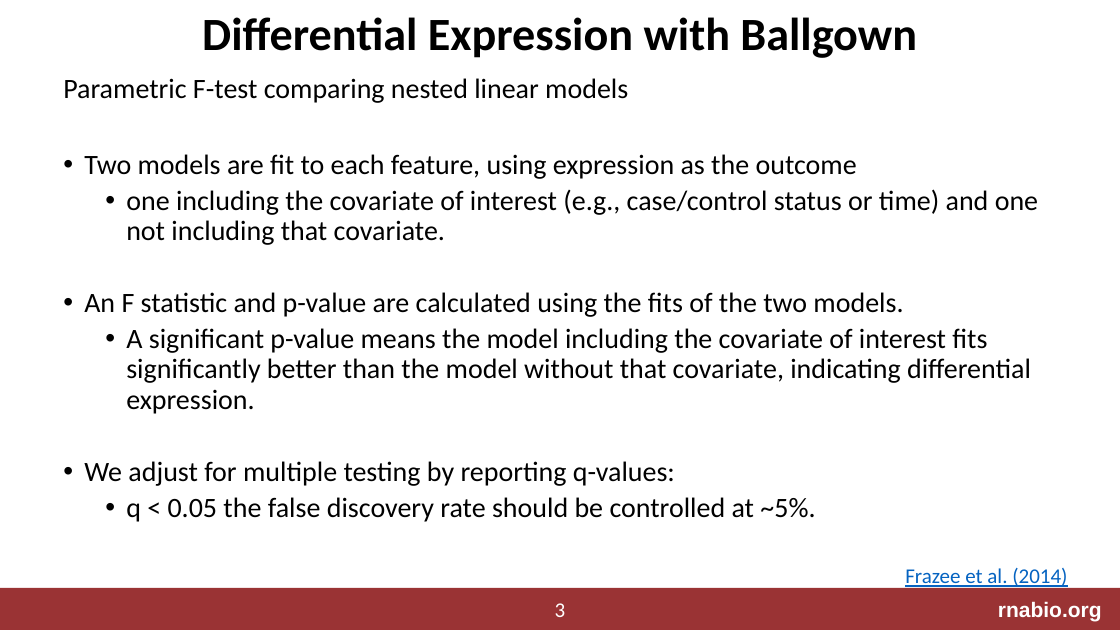
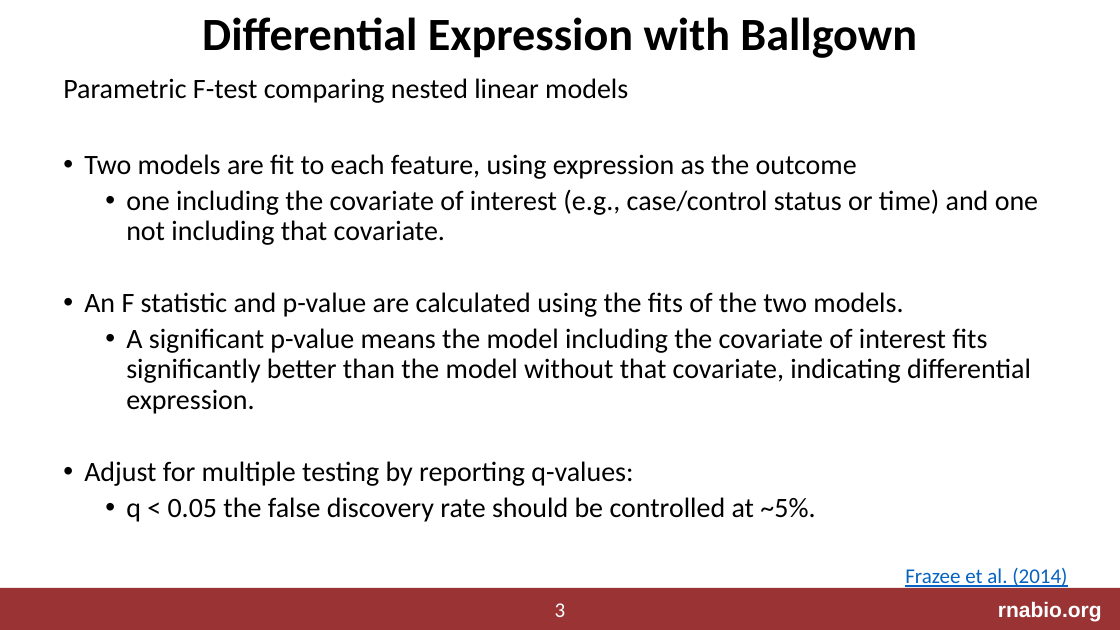
Before and after one commit to griffithlab/rnabio.org, a slide deck: slide 3 of assets/lectures/cshl/2023/mini/RNASeq_MiniLecture_03_03_DifferentialExpression.pptx. Drawn at 1120x630 pixels with LibreOffice and Linux fonts; fonts in the diff are those of the drawing. Boxes give left, top, right and bottom in pixels: in the first picture for what was removed or moved away, otherwise in the second. Text is boxed around its words. In the diff, an @@ line names an element or a change of style, - is before the commit and + after.

```diff
--- a/assets/lectures/cshl/2023/mini/RNASeq_MiniLecture_03_03_DifferentialExpression.pptx
+++ b/assets/lectures/cshl/2023/mini/RNASeq_MiniLecture_03_03_DifferentialExpression.pptx
@@ text at [84, 461, 633, 486]: text changed @@
-• We adjust for multiple testing by reporting q-values:
+• Adjust for multiple testing by reporting q-values:
```
Also in this commit, not shown: 2 other slides changed, 7 other files.
